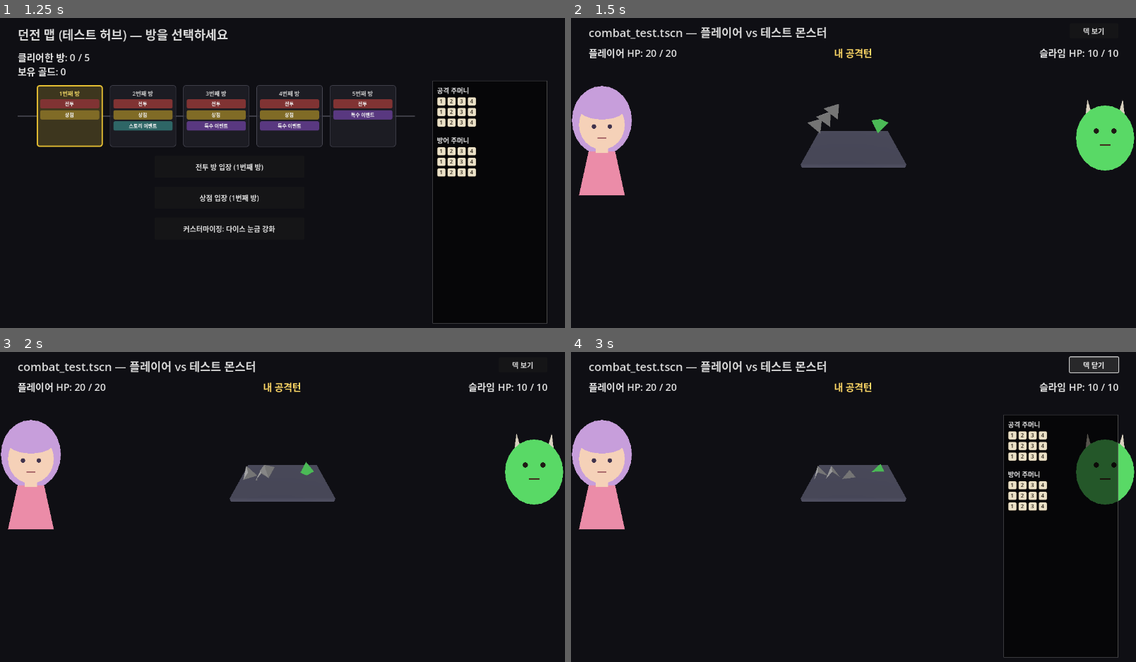
Above: before the commit, frames 1-4 (two rows, left to right).
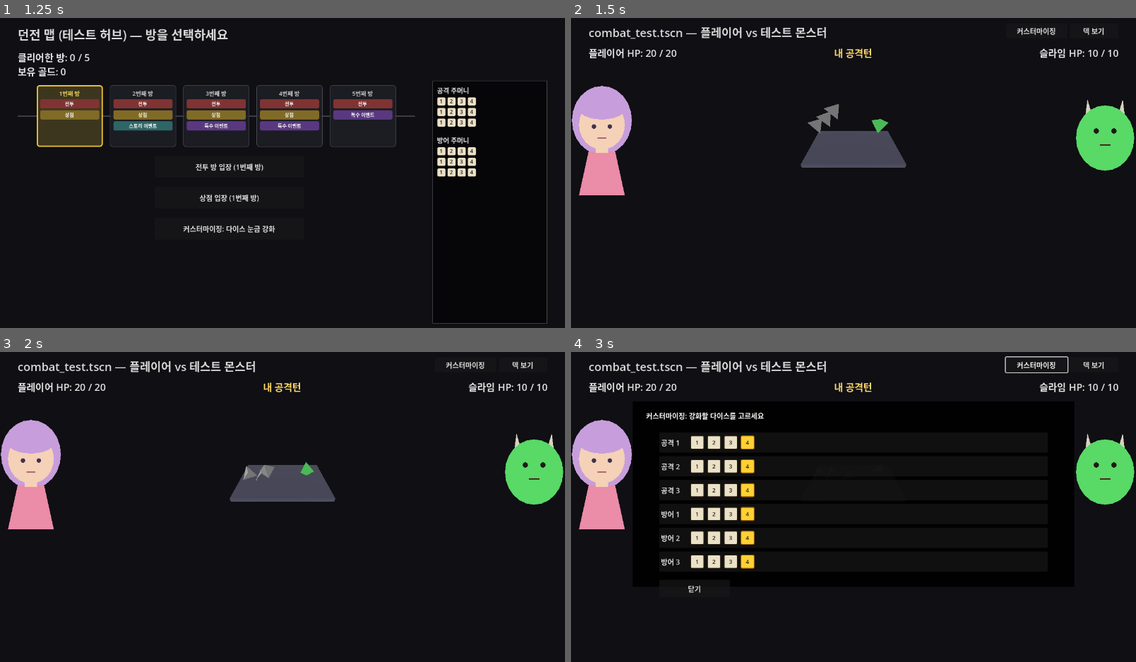
Above: after the commit, the same moments.

Repository: YGseok/ProjectD
Game: Godot game, scene res://code/scenes/character_select.tscn
Two runs of this game, one before a commit and one after it. Both use one fixed random seed, a clock stepped at 60 frames per second and the inputs below.
Inputs (mouse positions are in pixels of both pictures, inside the frame that each line leads up to):
- Up to frame 1 (1.25 s): click "던전 시작" at 0.5 s
- Up to frame 2 (1.5 s): click "전투 방 입장 (1번째 방)" at 1.25 s
- Up to frame 3 (2 s): no input
- Up to frame 4 (3 s): click (1034, 364) at 2 s, where only the run after the commit has a clickable "커스터마이징"; click "덱 보기" at 2.75 s

Frame 1 is identical in both runs. In frame 2, less than 0.1% of the frame differs, in the area x 78-86%, y 3-6%; in frame 3, less than 0.1%; in frame 4, 7.8%, in the area x 13-97%, y 1-99%.

Commit message:
feat: CustomizePanel을 shop/event/story_event/combat_test 4개 화면에도 확장
STATUS.md 큐 0번이 남겨둔 "다음 단계 후보"(사람 설계 확인 불필요한 순수 반복
작업) 반영. 지난 이터레이션에 dungeon_map에만 붙였던 다이스 눈금 커스터마이징
진입 버튼을 나머지 4개 화면에도 추가해, "선택지 등에서 커스터마이징도 가능해야
한다"는 INBOX.md 요구를 5개 화면 전부에서 충족시킴. combat_test는 화면이 꽉 차
있어 기존 "덱 보기" 토글 버튼 옆에 나란히 배치. QA 스크린샷으로 4개 화면 모두
패널이 정상 열리고 기존 레이아웃과 겹치지 않음을 확인, 회귀 없음(dice_test PASS,
combat_test 베이스라인 정상).

Co-Authored-By: Claude Sonnet 5 <noreply@anthropic.com>

Diff:
--- a/code/scenes/combat_test.gd
+++ b/code/scenes/combat_test.gd
@@ -75,6 +75,8 @@
 @onready var monster_portrait: MonsterPortraitPlaceholder = $MonsterPortrait
 @onready var deck_toggle_button: Button = $DeckToggleButton
 @onready var deck_panel: DeckPanel = $DeckPanel
+@onready var customize_toggle_button: Button = $CustomizeToggleButton
+@onready var customize_panel: CustomizePanel = $CustomizePanel
 
 var player_hp := 20
 const PLAYER_MAX_HP := 20
@@ -153,6 +155,7 @@
 
 	next_button.pressed.connect(_on_next_button_pressed)
 	deck_toggle_button.pressed.connect(_on_deck_toggle_pressed)
+	customize_toggle_button.pressed.connect(customize_panel.open)
 	_update_labels()
 	_run_battle()
 
@@ -578,6 +581,13 @@
 	_show_face_picker(RunState.player_attack_bag, 0)
 
 
+## qa/visual_qa.gd의 GAME_QA_CALL로 호출하기 위한 QA 전용 훅 (dungeon_map.gd의
+## _debug_open_customize와 같은 목적 — 전투 중 언제든 열 수 있는 CustomizePanel
+## 오버레이가 실제로 열리는지 확인).
+func _debug_open_customize() -> void:
+	customize_panel.open()
+
+
 ## qa/visual_qa.gd의 GAME_QA_CALL로 호출하기 위한 인자 없는 래퍼 (QA 전용). 정상
 ## 플레이로는 다이스가 D6/D8/D10으로 섞이려면 승리 보상을 여러 번 받아야 해서 확인이
 ## 느리므로, 공격 주머니 다이스 3개를 강제로 D6/D8/D10으로 바꾸고 즉시 다시 스폰해
--- a/code/scenes/combat_test.tscn
+++ b/code/scenes/combat_test.tscn
@@ -1,9 +1,10 @@
-[gd_scene load_steps=10 format=3 uid="uid://qa_combat_test"]
+[gd_scene load_steps=11 format=3 uid="uid://qa_combat_test"]
 
 [ext_resource type="Script" path="res://code/scenes/combat_test.gd" id="1_script"]
 [ext_resource type="Script" path="res://code/scenes/character_portrait_placeholder.gd" id="2_player_portrait"]
 [ext_resource type="Script" path="res://code/scenes/monster_portrait_placeholder.gd" id="3_monster_portrait"]
 [ext_resource type="Script" path="res://code/scenes/deck_panel.gd" id="4_deck_panel"]
+[ext_resource type="Script" path="res://code/scenes/customize_panel.gd" id="5_customize_panel"]
 
 [sub_resource type="LabelSettings" id="LabelSettings_title"]
 font_size = 26
@@ -140,6 +141,13 @@
 
 [node name="DiceRoot" type="Node3D" parent="DiceViewportContainer/DiceViewport"]
 
+[node name="CustomizeToggleButton" type="Button" parent="."]
+offset_left = 985.0
+offset_top = 20.0
+offset_right = 1125.0
+offset_bottom = 54.0
+text = "커스터마이징"
+
 [node name="DeckToggleButton" type="Button" parent="."]
 offset_left = 1130.0
 offset_top = 20.0
@@ -154,6 +162,11 @@
 offset_right = 1240.0
 offset_bottom = 700.0
 script = ExtResource("4_deck_panel")
+
+[node name="CustomizePanel" type="Control" parent="."]
+offset_right = 1280.0
+offset_bottom = 720.0
+script = ExtResource("5_customize_panel")
 
 [node name="NextButton" type="Button" parent="."]
 visible = false
--- a/code/scenes/event.gd
+++ b/code/scenes/event.gd
@@ -10,6 +10,8 @@
 ## DiceItemPool.apply()를 그대로 재사용한다 (item dict 형식이 같음).
 
 @onready var items_root: Node2D = $ItemsRoot
+@onready var customize_button: Button = $CustomizeButton
+@onready var customize_panel: CustomizePanel = $CustomizePanel
 
 var _offered: Array[Dictionary] = []
 var _row_ui: Array[Node] = []
@@ -17,6 +19,7 @@
 
 func _ready() -> void:
 	_offered = EventItemPool.random_choices(2)
+	customize_button.pressed.connect(customize_panel.open)
 	_rebuild_items()
 
 
@@ -64,3 +67,9 @@
 ## qa/visual_qa.gd의 GAME_QA_CALL로 호출하기 위한 인자 없는 래퍼 (QA 전용).
 func _debug_pick_first_for_attack() -> void:
 	_on_pick_pressed(_offered[0], "attack")
+
+
+## qa/visual_qa.gd의 GAME_QA_CALL로 호출하기 위한 QA 전용 훅 (dungeon_map.gd의
+## _debug_open_customize와 같은 목적).
+func _debug_open_customize() -> void:
+	customize_panel.open()
--- a/code/scenes/event.tscn
+++ b/code/scenes/event.tscn
@@ -1,7 +1,8 @@
-[gd_scene load_steps=4 format=3 uid="uid://qa_event"]
+[gd_scene load_steps=5 format=3 uid="uid://qa_event"]
 
 [ext_resource type="Script" path="res://code/scenes/event.gd" id="1_script"]
 [ext_resource type="Script" path="res://code/scenes/deck_panel.gd" id="2_deck_panel"]
+[ext_resource type="Script" path="res://code/scenes/customize_panel.gd" id="3_customize_panel"]
 
 [sub_resource type="LabelSettings" id="LabelSettings_title"]
 font_size = 28
@@ -26,9 +27,21 @@
 [node name="ItemsRoot" type="Node2D" parent="."]
 position = Vector2(300, 140)
 
+[node name="CustomizeButton" type="Button" parent="."]
+offset_left = 40.0
+offset_top = 650.0
+offset_right = 340.0
+offset_bottom = 695.0
+text = "커스터마이징: 다이스 눈금 강화"
+
 [node name="DeckPanel" type="PanelContainer" parent="."]
 offset_left = 980.0
 offset_top = 150.0
 offset_right = 1240.0
 offset_bottom = 700.0
 script = ExtResource("2_deck_panel")
+
+[node name="CustomizePanel" type="Control" parent="."]
+offset_right = 1280.0
+offset_bottom = 720.0
+script = ExtResource("3_customize_panel")
--- a/code/scenes/shop.gd
+++ b/code/scenes/shop.gd
@@ -19,12 +19,15 @@
 @onready var gold_label: Label = $GoldLabel
 @onready var leave_button: Button = $LeaveButton
 @onready var items_root: Node2D = $ItemsRoot
+@onready var customize_button: Button = $CustomizeButton
+@onready var customize_panel: CustomizePanel = $CustomizePanel
 
 var _row_ui: Array[Node] = []
 
 
 func _ready() -> void:
 	leave_button.pressed.connect(_on_leave_pressed)
+	customize_button.pressed.connect(customize_panel.open)
 	_rebuild_items()
 
 
@@ -88,3 +91,9 @@
 func _on_leave_pressed() -> void:
 	RunState.rooms_cleared += 1
 	get_tree().change_scene_to_file("res://code/scenes/dungeon_map.tscn")
+
+
+## qa/visual_qa.gd의 GAME_QA_CALL로 호출하기 위한 QA 전용 훅 (dungeon_map.gd의
+## _debug_open_customize와 같은 목적).
+func _debug_open_customize() -> void:
+	customize_panel.open()
--- a/code/scenes/shop.tscn
+++ b/code/scenes/shop.tscn
@@ -1,7 +1,8 @@
-[gd_scene load_steps=5 format=3 uid="uid://qa_shop"]
+[gd_scene load_steps=6 format=3 uid="uid://qa_shop"]
 
 [ext_resource type="Script" path="res://code/scenes/shop.gd" id="1_script"]
 [ext_resource type="Script" path="res://code/scenes/deck_panel.gd" id="2_deck_panel"]
+[ext_resource type="Script" path="res://code/scenes/customize_panel.gd" id="3_customize_panel"]
 
 [sub_resource type="LabelSettings" id="LabelSettings_title"]
 font_size = 28
@@ -45,9 +46,21 @@
 offset_bottom = 695.0
 text = "던전으로 돌아가기"
 
+[node name="CustomizeButton" type="Button" parent="."]
+offset_left = 40.0
+offset_top = 650.0
+offset_right = 340.0
+offset_bottom = 695.0
+text = "커스터마이징: 다이스 눈금 강화"
+
 [node name="DeckPanel" type="PanelContainer" parent="."]
 offset_left = 980.0
 offset_top = 150.0
 offset_right = 1240.0
 offset_bottom = 700.0
 script = ExtResource("2_deck_panel")
+
+[node name="CustomizePanel" type="Control" parent="."]
+offset_right = 1280.0
+offset_bottom = 720.0
+script = ExtResource("3_customize_panel")
--- a/code/scenes/story_event.gd
+++ b/code/scenes/story_event.gd
@@ -11,6 +11,8 @@
 @onready var choice_b_button: Button = $ChoiceBButton
 @onready var result_label: Label = $ResultLabel
 @onready var continue_button: Button = $ContinueButton
+@onready var customize_button: Button = $CustomizeButton
+@onready var customize_panel: CustomizePanel = $CustomizePanel
 
 var _scenario: Dictionary
 
@@ -26,6 +28,7 @@
 	result_label.hide()
 	continue_button.hide()
 	continue_button.pressed.connect(_on_continue_pressed)
+	customize_button.pressed.connect(customize_panel.open)
 
 
 func _on_choice_pressed(choice: Dictionary) -> void:
@@ -64,3 +67,9 @@
 ## qa/visual_qa.gd의 GAME_QA_CALL로 호출하기 위한 인자 없는 래퍼 (QA 전용).
 func _debug_pick_choice_a() -> void:
 	_on_choice_pressed(_scenario["choice_a"])
+
+
+## qa/visual_qa.gd의 GAME_QA_CALL로 호출하기 위한 QA 전용 훅 (dungeon_map.gd의
+## _debug_open_customize와 같은 목적).
+func _debug_open_customize() -> void:
+	customize_panel.open()
--- a/code/scenes/story_event.tscn
+++ b/code/scenes/story_event.tscn
@@ -1,7 +1,8 @@
-[gd_scene load_steps=5 format=3 uid="uid://qa_story_event"]
+[gd_scene load_steps=6 format=3 uid="uid://qa_story_event"]
 
 [ext_resource type="Script" path="res://code/scenes/story_event.gd" id="1_script"]
 [ext_resource type="Script" path="res://code/scenes/deck_panel.gd" id="2_deck_panel"]
+[ext_resource type="Script" path="res://code/scenes/customize_panel.gd" id="3_customize_panel"]
 
 [sub_resource type="LabelSettings" id="LabelSettings_title"]
 font_size = 28
@@ -64,9 +65,21 @@
 offset_bottom = 450.0
 text = "계속"
 
+[node name="CustomizeButton" type="Button" parent="."]
+offset_left = 40.0
+offset_top = 650.0
+offset_right = 340.0
+offset_bottom = 695.0
+text = "커스터마이징: 다이스 눈금 강화"
+
 [node name="DeckPanel" type="PanelContainer" parent="."]
 offset_left = 980.0
 offset_top = 150.0
 offset_right = 1240.0
 offset_bottom = 700.0
 script = ExtResource("2_deck_panel")
+
+[node name="CustomizePanel" type="Control" parent="."]
+offset_right = 1280.0
+offset_bottom = 720.0
+script = ExtResource("3_customize_panel")
Not shown, changed: docs/STATUS.md
Not shown, changed: docs/feedback/INBOX.md
